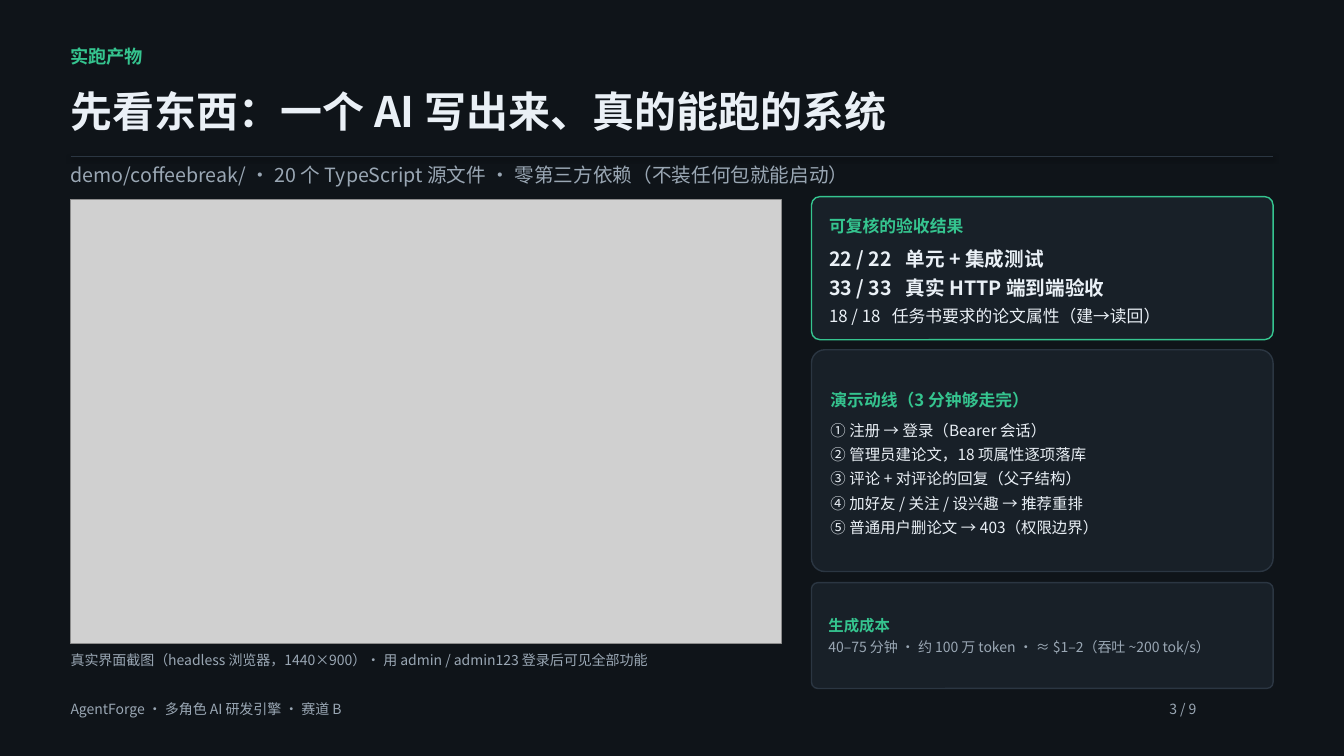
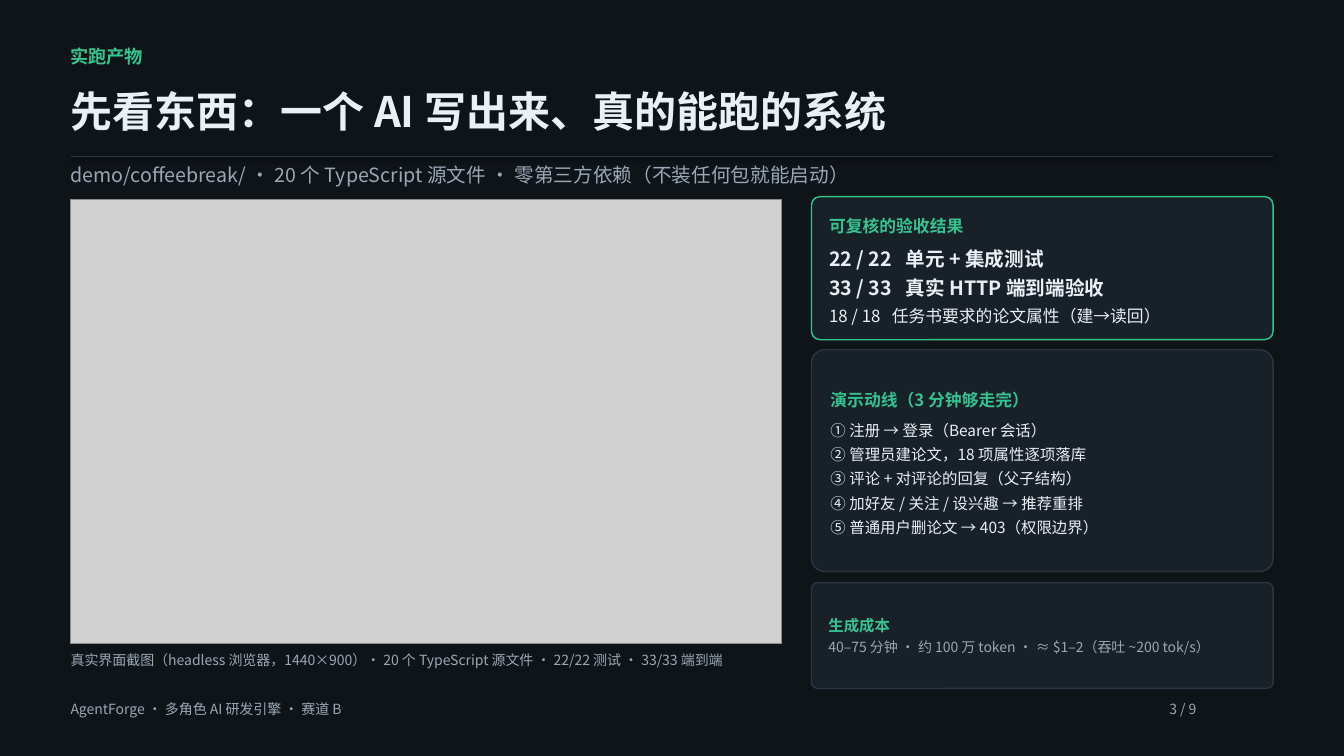
Before and after one commit to liezhuren/agentforge, a slide deck: slide 3 of docs/competition/AgentForge-赛道B.pptx. Drawn at 1344x756 pixels with LibreOffice and Linux fonts; fonts in the diff are those of the drawing; grey boxes stand for pictures. Boxes give left, top, right and bottom in pixels: in the first picture for what was removed or moved away, otherwise in the second. Text is boxed around its words. In the diff, an @@ line names an element or a change of style, - is before the commit and + after.

Commit message:
docs(pptx): 重做第 1-2 页 —— 从「我的调试日记」改成「项目概述 + 问题与目标」
批评是对的：原来的第 1 页是标题+一句口号，第 2 页讲的是我自己踩的坑
（28 条挂 501、输入 token 恒定），读起来像开发日志，不是在讲产品要解决什么。

新的两页：

**第 1 页 · 项目概述**
左「解决什么问题」：① 上下文越长目标偏移越严重（复杂任务必然长上下文）
② 单次生成质量不稳（同一需求两次结果不同）③ 结果难以验证（看起来做完≠做完）
右「最终做出了什么」：多角色研发引擎（8 阶段 / 11 条锚点 / LLM 只产出不裁决）；
产物 A 可运行系统（茶歇 22/22 测试、33/33 端到端）；产物 B 可复核交付结论（14/14、22/22，fullyVerified）

**第 2 页 · 问题与目标**
标题改成判断句：AI 生成的两个本质问题 —— 随机，且难验证。
左「为什么值得解决」：随机性让结果不可复现；难验证让结果不可交付；
而用另一个 LLM 当裁判 = 让被告当法官（保留一条我们自己的实测反例作证据）
右「成功标准」三条可判定：① 机械层全过（编译/测试真跑/服务真探针）
② 需求层逐条判定（证据必须真实文件+真实行号，编造即作废）③ 不许自我满足
（空交付 / SKIPPED / 带债 都显式记账且不算通过）=> fullyVerified
底部：同一套判据刚用出两个相反结果 —— 认证两次真交付、拦下一次空交付

同步：
- 第 3 页、第 8 页的成果数字更新为「两次完整交付（14/14 与 22/22）」
- PPT 里 markdown 星号会被当字面量印出来，已清掉；第 1 页面板高度收紧
- 07 讲稿的第 1、2 页讲稿按新逻辑重写（含口播词）
- PPTX 与 PDF 均已重新导出

```diff
--- a/docs/competition/AgentForge-赛道B.pptx
+++ b/docs/competition/AgentForge-赛道B.pptx
@@ text at (71,653,723,668): text changed @@
-真实界面截图（headless 浏览器，1440×900）· 用 admin / admin123 登录后可见全部功能
+真实界面截图（headless 浏览器，1440×900）· 20 个 TypeScript 源文件 · 22/22 测试 · 33/33 端到端
```
Also in this commit, not shown: 3 other slides changed, 2 other files.
